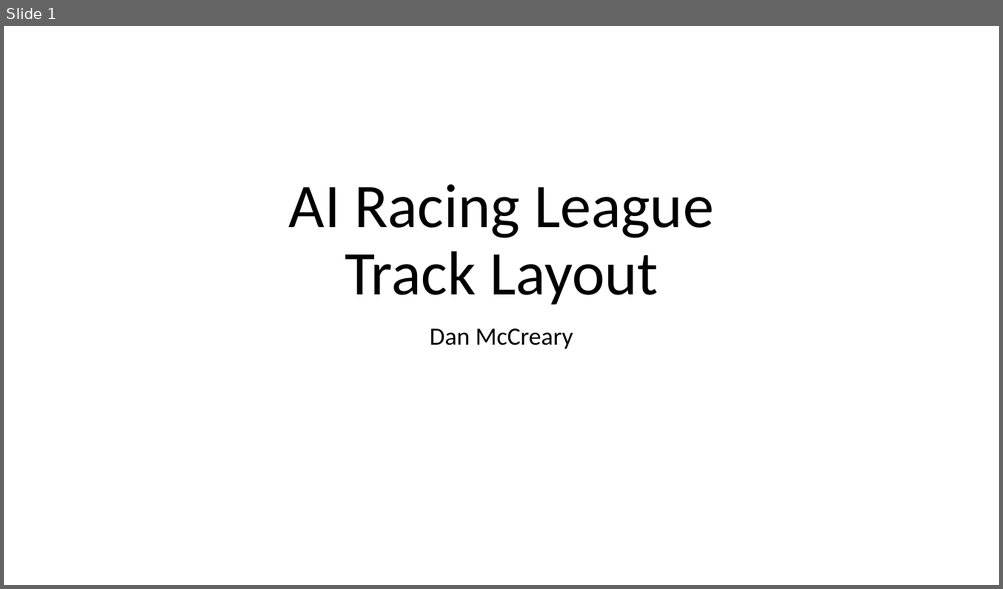
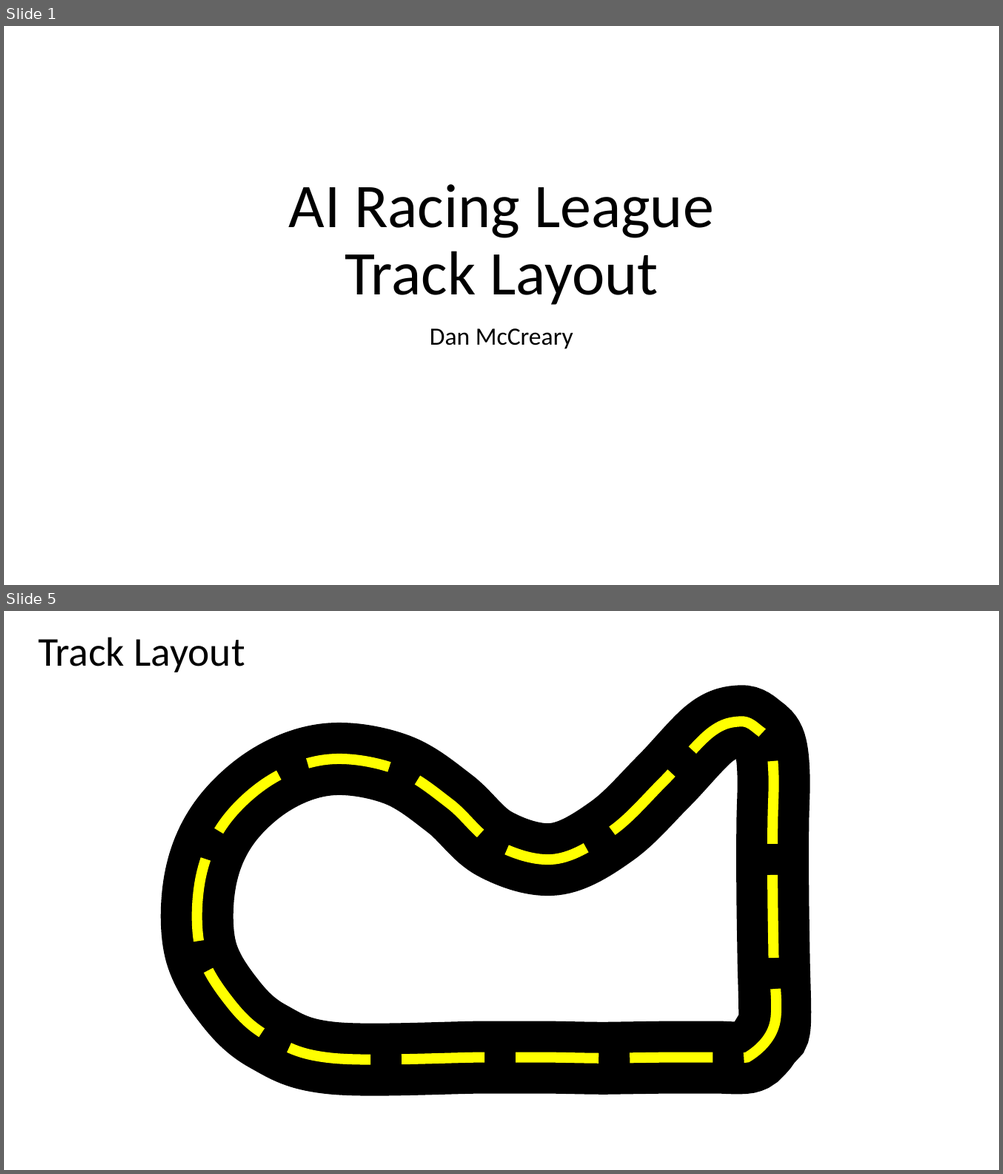
Before and after one commit to CoderDojoTC/ai-racing-league, a slide deck: slides/Track-Standards.pptx. Shown one above the other, each under a label of ours: slide 1 before the commit, slides 1 and 5 after it; the slides between them are not shown. The pictures are 1003x589 and 1003x1174 pixels, drawn with LibreOffice and Linux fonts; fonts in the diff are those of the drawing. Boxes give left, top, right and bottom in pixels: in the first picture for what was removed or moved away, otherwise in the second. Text is boxed around its words. In the diff, an @@ line names an element or a change of style, - is before the commit and + after.

```diff
--- a/slides/Track-Standards.pptx
+++ b/slides/Track-Standards.pptx
@@ slide 5 added at (4, 611, 999, 1170), background #FFFFFF @@
@@ title added at (38, 637, 245, 672), 39.6 pt, text #000000 @@
+Track Layout
@@ freeform shape added at (197, 721, 775, 1060), outline #000000 70 pt @@
@@ freeform shape added at (197, 721, 777, 1060), outline #FFFF00 10 pt dashed @@
```
Also in this commit, not shown: 1 slide changed, 2 other slides added, 28 other files.
